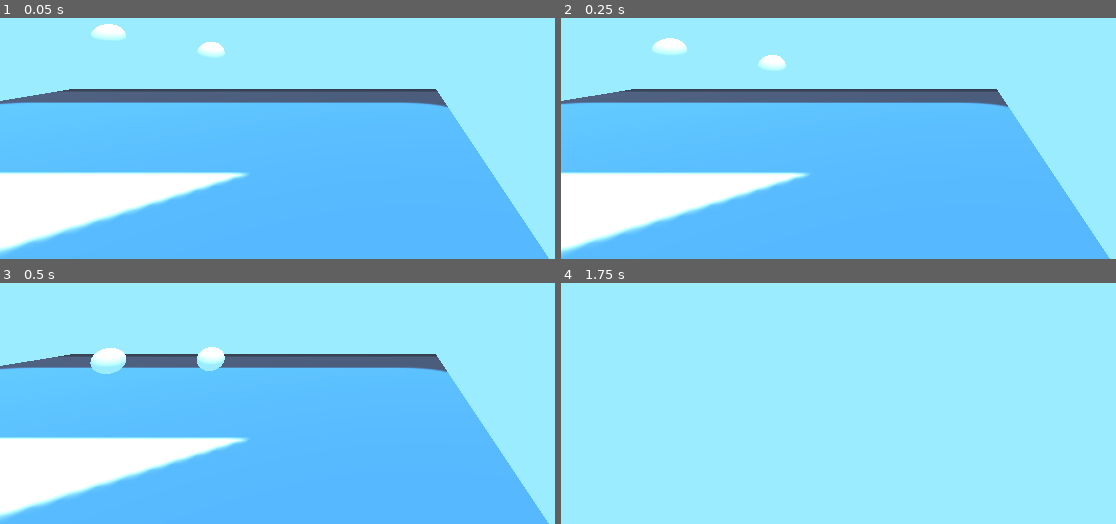
Above: before the commit, frames 1-4 (two rows, left to right).
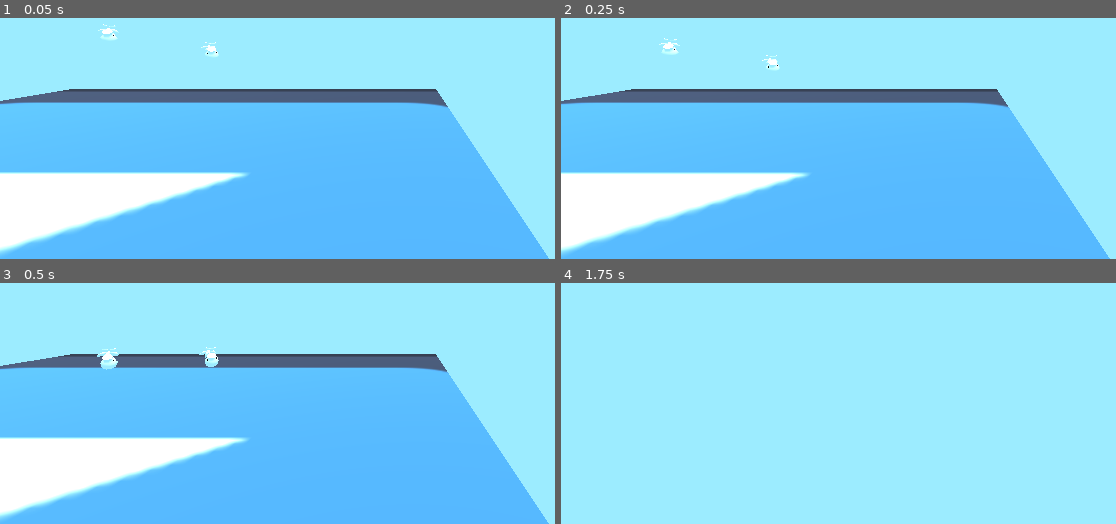
Above: after the commit, the same moments.

Repository: dairycultist/critter-ranch
Game: Godot game, scene res://world.tscn
The game is run twice, just before and just after one commit, with the same random seed, the same clock (stepped at 60 frames per second) and the same inputs. The engine's default icon, where the game draws it, is replaced by a stand-in: a white triangle on a blue panel in a dark square.
Inputs (mouse positions are in pixels of both pictures, inside the frame that each line leads up to):
- Up to frame 1 (0.05 s): no input
- Up to frame 2 (0.25 s): no input
- Up to frame 3 (0.5 s): no input
- Up to frame 4 (1.75 s): move the mouse to (1005, 297) at 0.52 s; hold W (walk_up) from 0.53 s (still down); click (1005, 297) at 0.6 s; tap Space (jump) at 0.77, 1.52 s; move the mouse to (921, 302) at 1.27 s; click (921, 302) at 1.35 s

The runs differ from the first frame. In frame 1, 0.4% of the frame differs, in the area x 16-41%, y 2-16%; in frame 2, 0.4%; in frame 3, 0.7%, in the area x 16-41%, y 26-38%; in frame 4, nothing differs.

Commit message:
Der Plant

Diff:
--- a/critter/critter.gd
+++ b/critter/critter.gd
@@ -20,6 +20,7 @@
 
 	# duplicate our materials so we can modify them
 	material = $Mesh.get_active_material(0).duplicate()
+	$Mesh.set_surface_override_material(0, material)
 
 func get_hold_distance():
 	return 1.0
--- a/critter/critter.tscn
+++ b/critter/critter.tscn
@@ -3,16 +3,13 @@
 [ext_resource type="Script" uid="uid://bxwx3sy3oo3rj" path="res://critter/critter.gd" id="1_7qwah"]
 [ext_resource type="AudioStream" uid="uid://byit7avap3ofs" path="res://critter/critter_meow.wav" id="3_whphh"]
 [ext_resource type="AudioStream" uid="uid://craijl2hx42l0" path="res://critter/critter_growth.wav" id="4_aqmuy"]
+[ext_resource type="ArrayMesh" uid="uid://bwir1iu44ak3t" path="res://critter/plant.obj" id="4_msys6"]
 [ext_resource type="Shader" uid="uid://bjhry3auj44ae" path="res://critter/critter.gdshader" id="5_y6ayy"]
 
 [sub_resource type="SphereShape3D" id="SphereShape3D_y6ayy"]
 radius = 0.25
 
-[sub_resource type="SphereMesh" id="SphereMesh_ia0t7"]
-radius = 0.25
-height = 0.5
-
-[sub_resource type="ShaderMaterial" id="ShaderMaterial_kscb4"]
+[sub_resource type="ShaderMaterial" id="ShaderMaterial_kn85f"]
 render_priority = 0
 shader = ExtResource("5_y6ayy")
 shader_parameter/transparent = false
@@ -38,5 +35,6 @@
 [node name="Body" type="MeshInstance3D" parent="."]
 
 [node name="Mesh" type="MeshInstance3D" parent="."]
-mesh = SubResource("SphereMesh_ia0t7")
-surface_material_override/0 = SubResource("ShaderMaterial_kscb4")
+transform = Transform3D(0.5, 0, 0, 0, 0.5, 0, 0, 0, 0.5, 0, -0.23723263, 0)
+mesh = ExtResource("4_msys6")
+surface_material_override/0 = SubResource("ShaderMaterial_kn85f")
Not shown, removed: ball.mtl
Not shown, added: critter/plant.mtl
Not shown, added: critter/plant.obj
Not shown, added: critter/plant.obj.import
